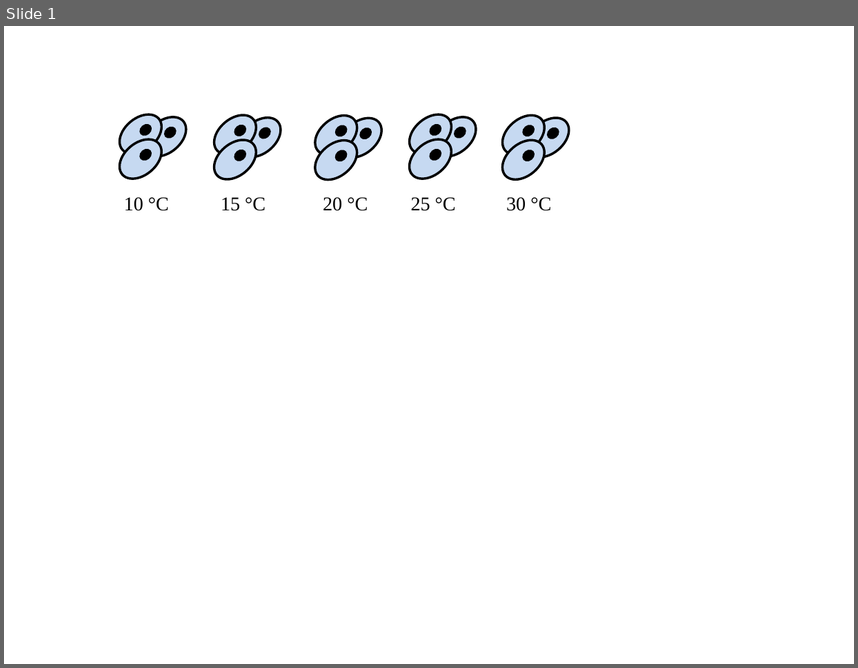
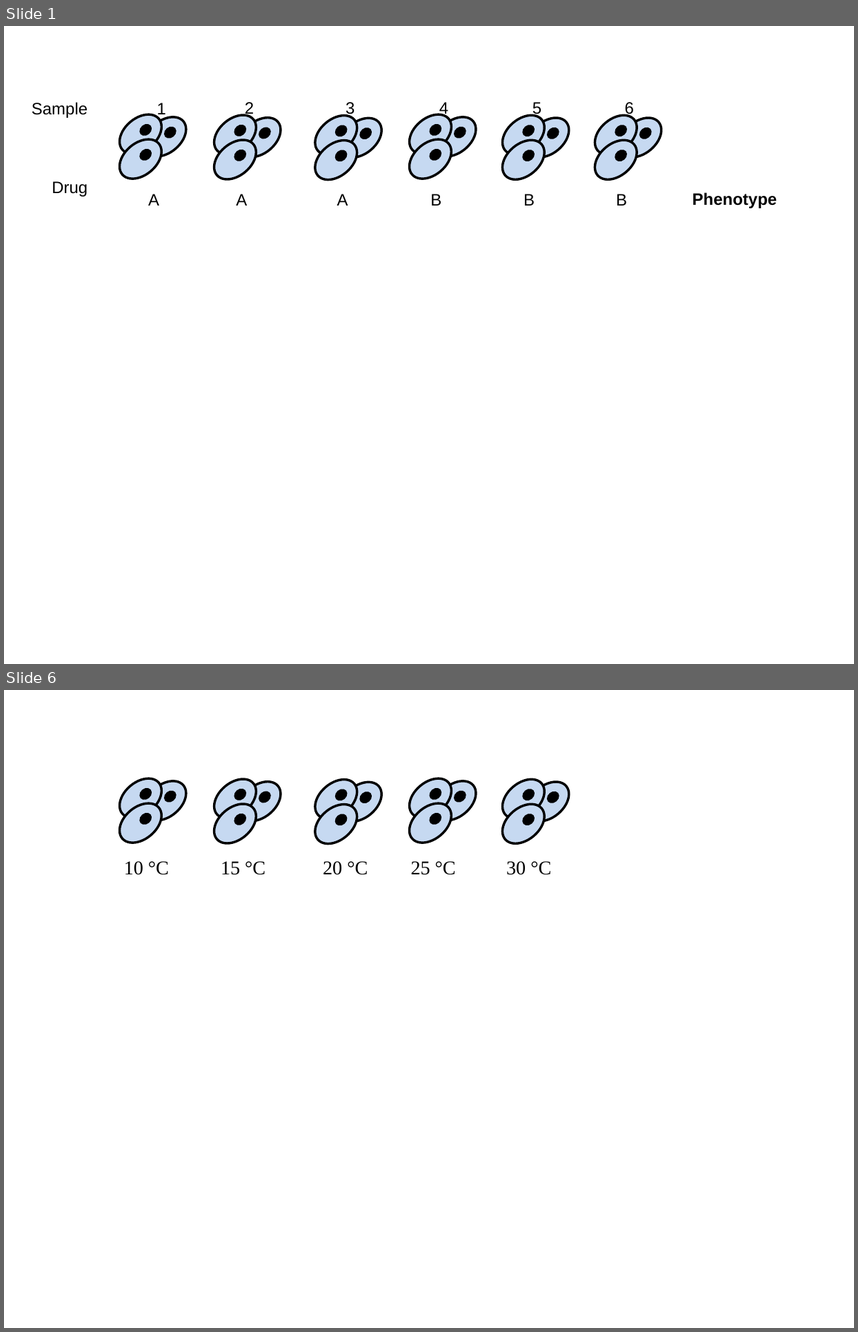
Before and after one commit to jdblischak/dc-bioc-limma, a slide deck: figure/ch01/ch01.pptx. Shown one above the other, each under a label of ours: slide 1 before the commit, slides 1 and 6 after it; the slides between them are not shown. The pictures are 858x668 and 858x1332 pixels, drawn with LibreOffice and Linux fonts; fonts in the diff are those of the drawing. Boxes give left, top, right and bottom in pixels: in the first picture for what was removed or moved away, otherwise in the second. Text is boxed around its words. In the diff, an @@ line names an element or a change of style, - is before the commit and + after.

```diff
--- a/figure/ch01/ch01.pptx
+++ b/figure/ch01/ch01.pptx
@@ slide 1 added at box(4, 26, 854, 664), background #FFFFFF @@
@@ text added at box(32, 102, 87, 118), 14 pt, text #000000 @@
+Sample
@@ text added at box(157, 103, 166, 118), 14 pt, text #000000 @@
+1
@@ text added at box(245, 102, 254, 118), 14 pt, text #000000 @@
+2
@@ text added at box(346, 102, 355, 118), 14 pt, text #000000 @@
+3
@@ text added at box(439, 102, 448, 118), 14 pt, text #000000 @@
+4
@@ text added at box(533, 102, 542, 118), 14 pt, text #000000 @@
+5
@@ text added at box(625, 102, 634, 118), 14 pt, text #000000 @@
+6
@@ group added at box(112, 106, 193, 187): 6 ellipses @@
@@ group added at box(207, 107, 288, 187): 6 ellipses @@
@@ group added at box(307, 108, 389, 188): 6 ellipses @@
@@ group added at box(401, 106, 483, 187): 6 ellipses @@
@@ group added at box(495, 107, 577, 188): 6 ellipses @@
@@ group added at box(588, 107, 669, 188): 6 ellipses @@
@@ text added at box(52, 181, 87, 196), 14 pt, text #000000 @@
+Drug
@@ text added at box(148, 194, 159, 205), 14 pt, text #000000 @@
+A
@@ text added at box(236, 194, 247, 205), 14 pt, text #000000 @@
+A
@@ text added at box(337, 194, 348, 205), 14 pt, text #000000 @@
+A
@@ text added at box(430, 194, 441, 205), 14 pt, text #000000 @@
+B
@@ text added at box(524, 194, 535, 205), 14 pt, text #000000 @@
+B
@@ text added at box(616, 194, 627, 205), 14 pt, text #000000 @@
+B
@@ text added at box(693, 192, 777, 208), 14 pt, text #000000, bold @@
+Phenotype
@@ what was slide 1 is now slide 6 @@
```
Also in this commit, not shown: 4 other slides added, 5 other files.
